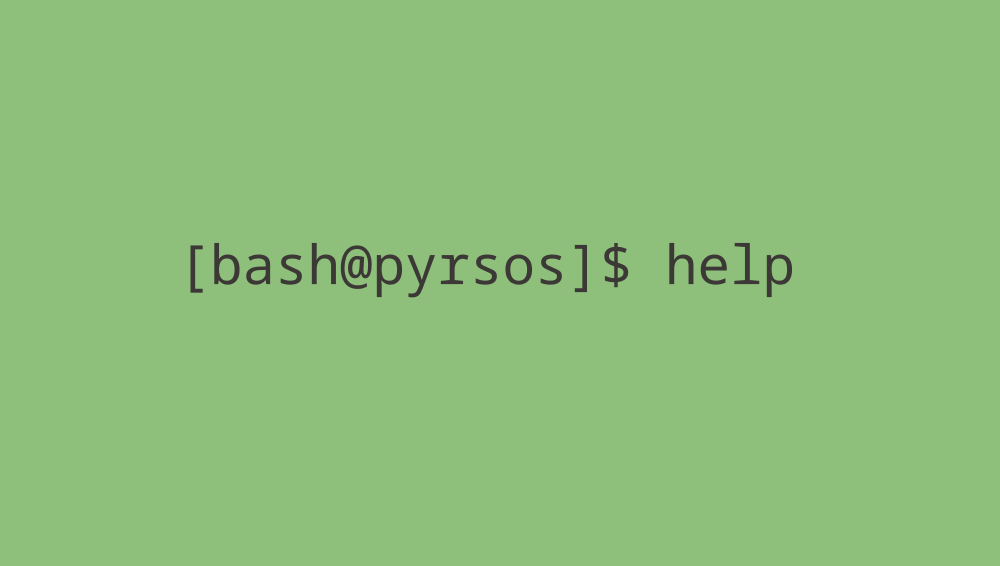
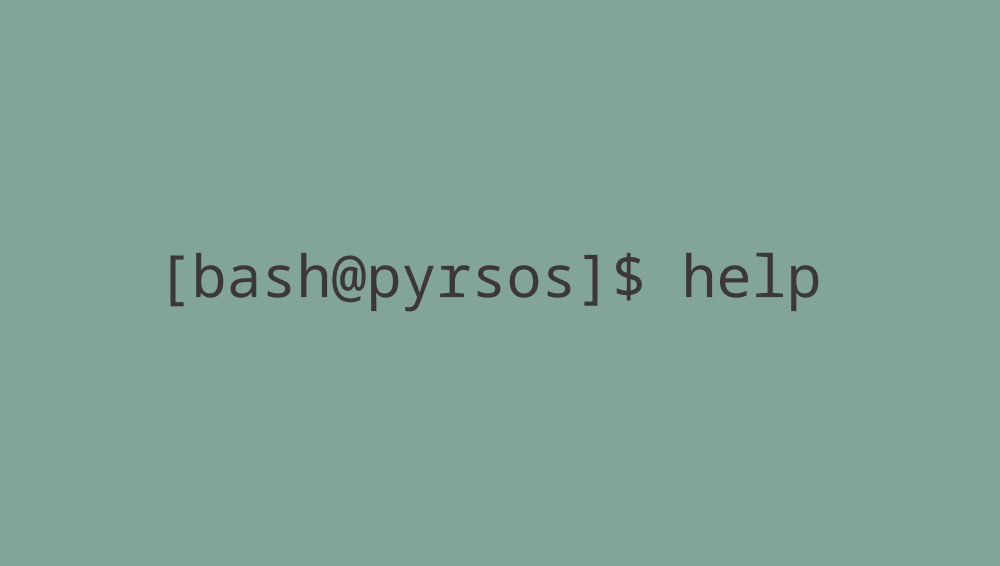
Comparing the layer stacks of the two 1000px x 566px images. Changes:
painted on "Paint Layer 1" over [0, 0, 1000, 566]
